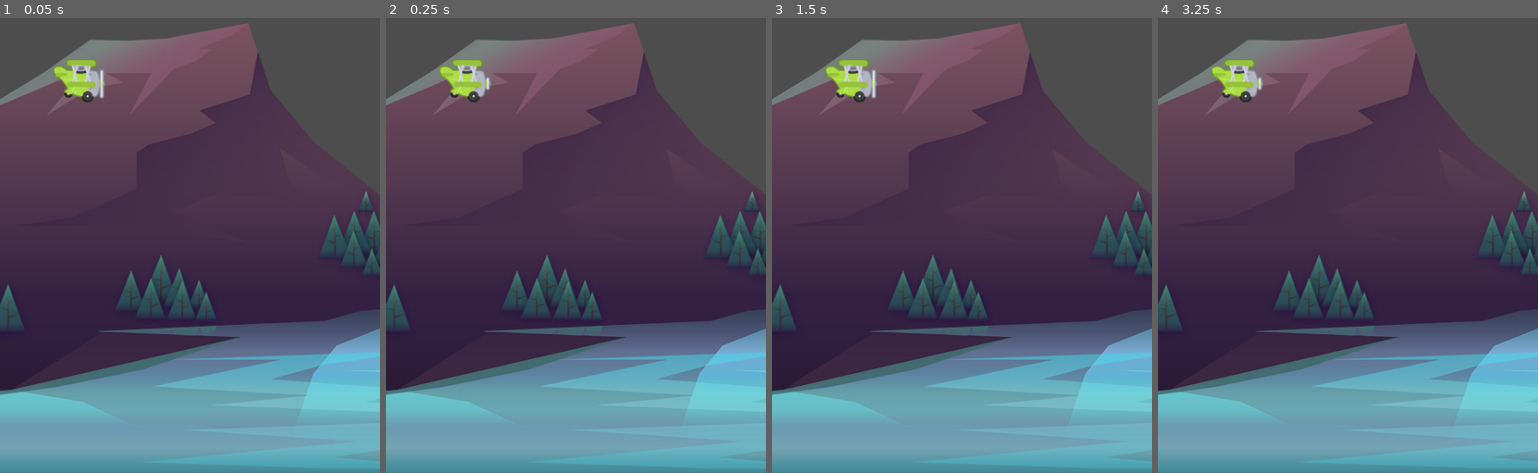
Above: before the commit, frames 1-4 (left to right).
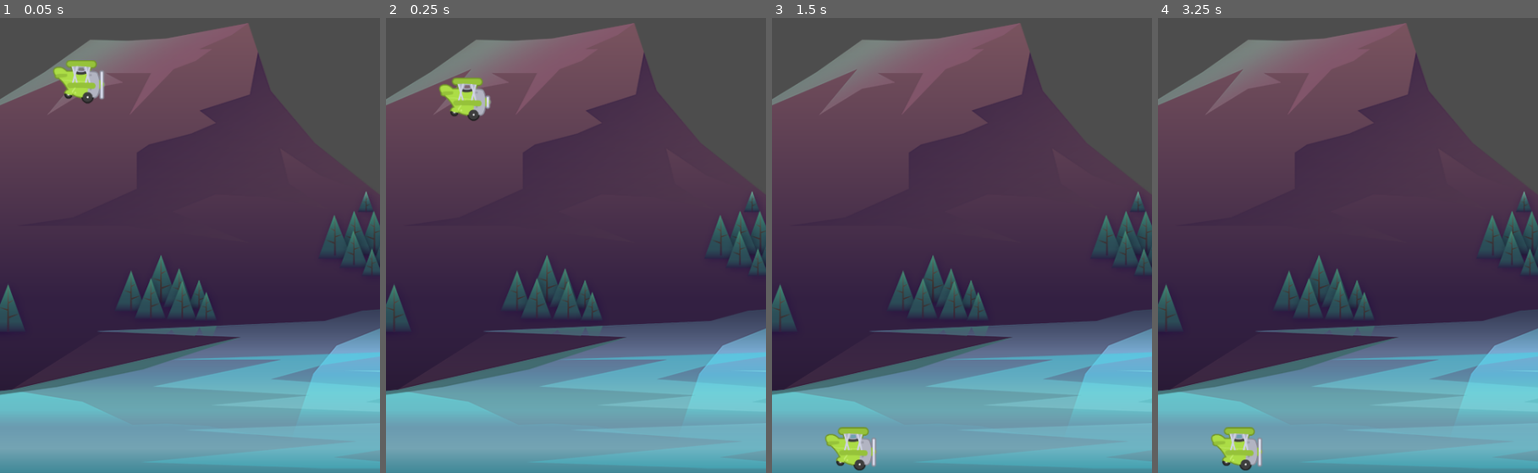
Above: after the commit, the same moments.

Repository: wowzillah/Tappy
Game: Godot game, scene res://scenes/game/game.tscn
The game is run twice, just before and just after one commit, with the same random seed, the same clock (stepped at 60 frames per second) and the same inputs.
Inputs:
- Up to frame 1 (0.05 s): no input
- Up to frame 2 (0.25 s): no input
- Up to frame 3 (1.5 s): no input
- Up to frame 4 (3.25 s): tap Enter at 2 s; tap Space at 2.75 s

The runs differ from the first frame. In frame 1, 0.3% of the frame differs, in the area x 14-28%, y 9-19%; in frame 2, 1.3%; in frame 3, 1.8%, in the area x 13-28%, y 9-100%; in frame 4, 1.8%.

Commit message:
set up plane collision

Diff:
--- /dev/null
+++ b/scenes/barriers/barrier.tscn
@@ -0,0 +1,10 @@
+[gd_scene load_steps=2 format=3 uid="uid://dpdibdwyvw8h1"]
+
+[sub_resource type="RectangleShape2D" id="RectangleShape2D_e0vps"]
+size = Vector2(515, 29)
+
+[node name="Barrier" type="StaticBody2D"]
+
+[node name="CollisionShape2D" type="CollisionShape2D" parent="."]
+position = Vector2(247.5, -4.5)
+shape = SubResource("RectangleShape2D_e0vps")
--- a/scenes/game/game.tscn
+++ b/scenes/game/game.tscn
@@ -1,7 +1,8 @@
-[gd_scene load_steps=3 format=3 uid="uid://bh8u52rh337cy"]
+[gd_scene load_steps=4 format=3 uid="uid://bh8u52rh337cy"]
 
 [ext_resource type="Texture2D" uid="uid://cyh0katsvymcu" path="res://assets/background/rocks_2.png" id="1_6igww"]
 [ext_resource type="PackedScene" path="res://scenes/plane/plane.tscn" id="2_3n1ru"]
+[ext_resource type="PackedScene" path="res://scenes/barriers/barrier.tscn" id="3_pm8ft"]
 
 [node name="Game" type="Node2D"]
 
@@ -11,3 +12,9 @@
 
 [node name="Plane" parent="." instance=ExtResource("2_3n1ru")]
 position = Vector2(100, 359)
+
+[node name="Barrier" parent="." instance=ExtResource("3_pm8ft")]
+position = Vector2(0, -24)
+
+[node name="Barrier2" parent="." instance=ExtResource("3_pm8ft")]
+position = Vector2(18, 867)
--- a/scenes/plane/plane.gd
+++ b/scenes/plane/plane.gd
@@ -1,5 +1,7 @@
 extends CharacterBody2D
 
+const GRAVITY : float = 700.0
+@onready var sprite : AnimatedSprite2D = $Sprite
 
 # Called when the node enters the scene tree for the first time.
 func _ready():
@@ -7,5 +9,16 @@
 
 
 # Called every frame. 'delta' is the elapsed time since the previous frame.
-func _process(delta):
-	pass
+
+func _physics_process(delta):
+	velocity.y += GRAVITY * delta
+
+	move_and_slide()
+# check if the sprite is touching the barrier(floor); if so, we come to a die state
+	if is_on_floor() == true:
+		die()
+
+# the function stop the animation and the physic process
+func die() -> void:
+	sprite.stop()
+	set_physics_process(false)
--- a/scenes/plane/plane.tscn
+++ b/scenes/plane/plane.tscn
@@ -1,5 +1,6 @@
-[gd_scene load_steps=7 format=3 uid="uid://nqclcf1fj1sp"]
+[gd_scene load_steps=8 format=3 uid="uid://nqclcf1fj1sp"]
 
+[ext_resource type="Script" path="res://Scenes/plane/plane.gd" id="1_iw1pe"]
 [ext_resource type="Texture2D" uid="uid://b1iiyi5ybf7cs" path="res://assets/plane/planes_sheet.png" id="1_vbrlx"]
 
 [sub_resource type="AtlasTexture" id="AtlasTexture_ptead"]
@@ -35,6 +36,7 @@
 radius = 24.1868
 
 [node name="Plane" type="CharacterBody2D"]
+script = ExtResource("1_iw1pe")
 
 [node name="Sprite" type="AnimatedSprite2D" parent="."]
 scale = Vector2(0.75, 0.75)
